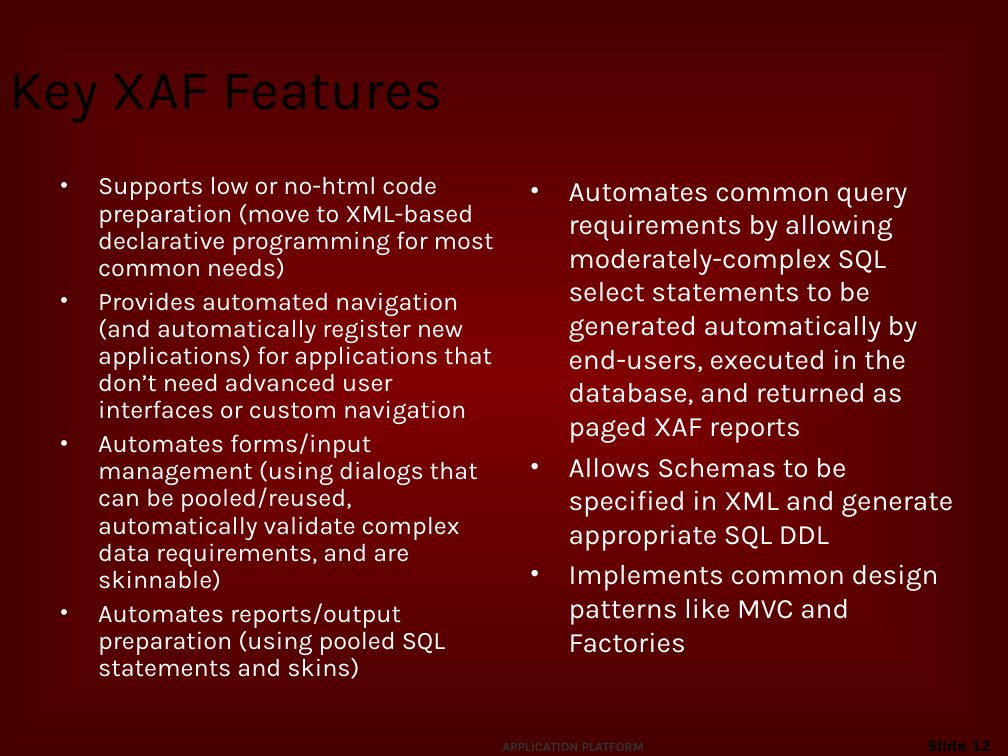
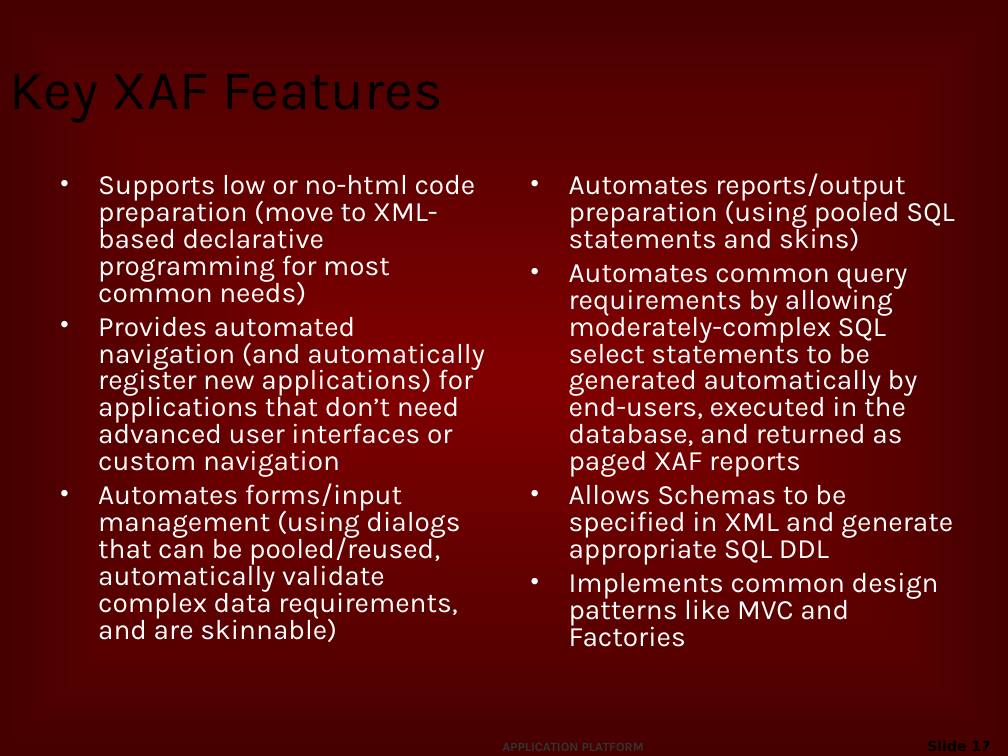
Before and after one commit to netspective/sparx-2001, a slide deck: slide 17 of Sparx/web-shared/docs/project/Introduction_to_Sparx.ppt (slide 12 before the commit). Drawn at 1008x756 pixels with LibreOffice and Linux fonts; fonts in the diff are those of the drawing; background and template pictures are left out. Boxes give left, top, right and bottom in pixels: in the first picture for what was removed or moved away, otherwise in the second. Text is boxed around its words. In the diff, an @@ line names an element or a change of style, - is before the commit and + after.

```diff
--- a/Sparx/web-shared/docs/project/Introduction_to_Sparx.ppt
+++ b/Sparx/web-shared/docs/project/Introduction_to_Sparx.ppt
@@ text "Supports low or no-html code ..." at [98,175,484,642]: size 18 to 20 pt; line spacing 0.9 to 0.8 @@
@@ text at [569,173,954,251]: paragraph added @@
+• Automates reports/output preparation (using pooled SQL statements and skins)
@@ text at [569,264,953,647]: line spacing 1 to 0.8 @@
@@ text at [98,603,445,679]: paragraph removed @@
-• Automates reports/output preparation (using pooled SQL statements and skins)
@@ page number at [841,733,1000,756]: text changed @@
-Slide 12
+Slide 17
```
Also in this commit, not shown: 13 other slides changed, 26 slides added.
